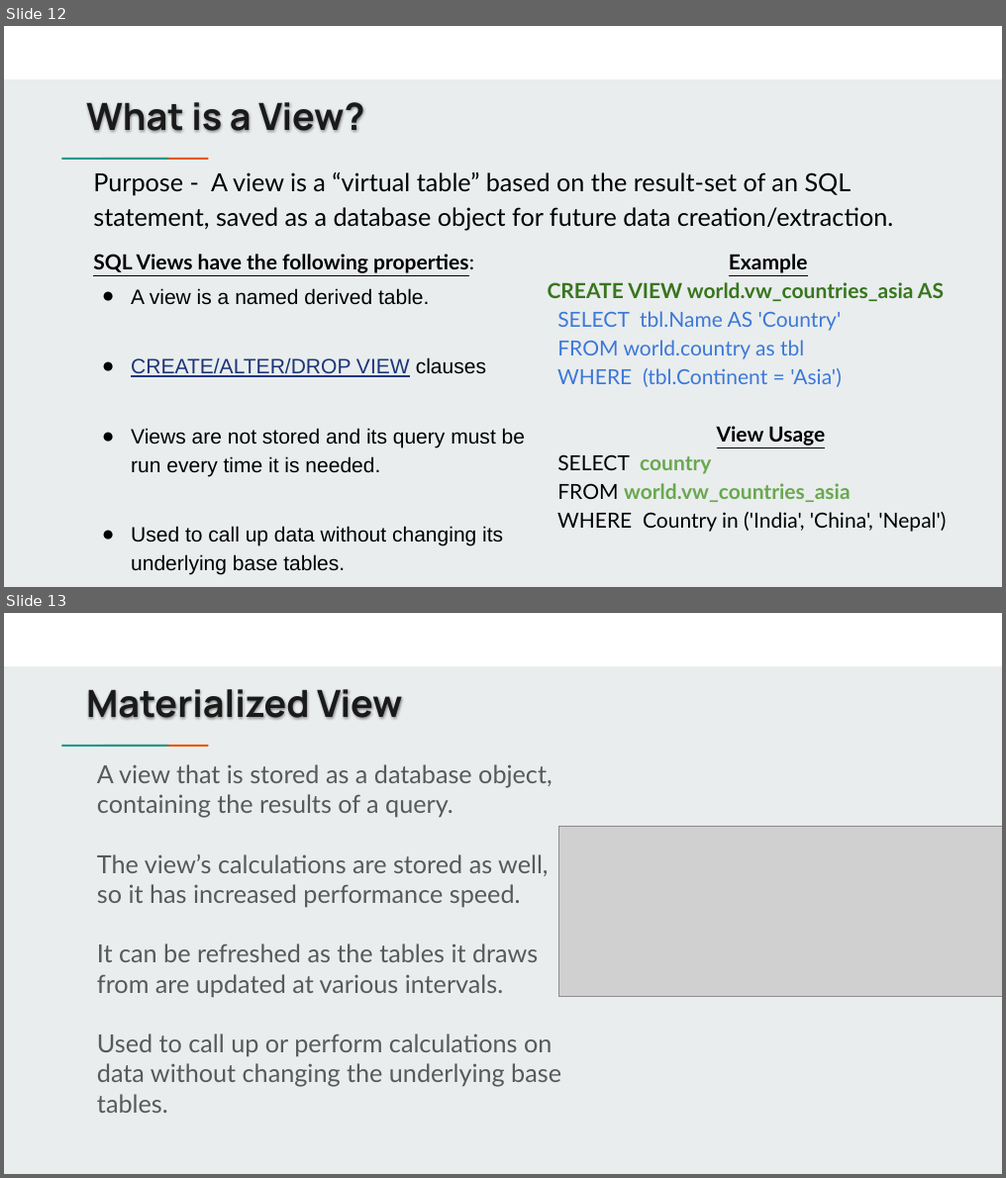
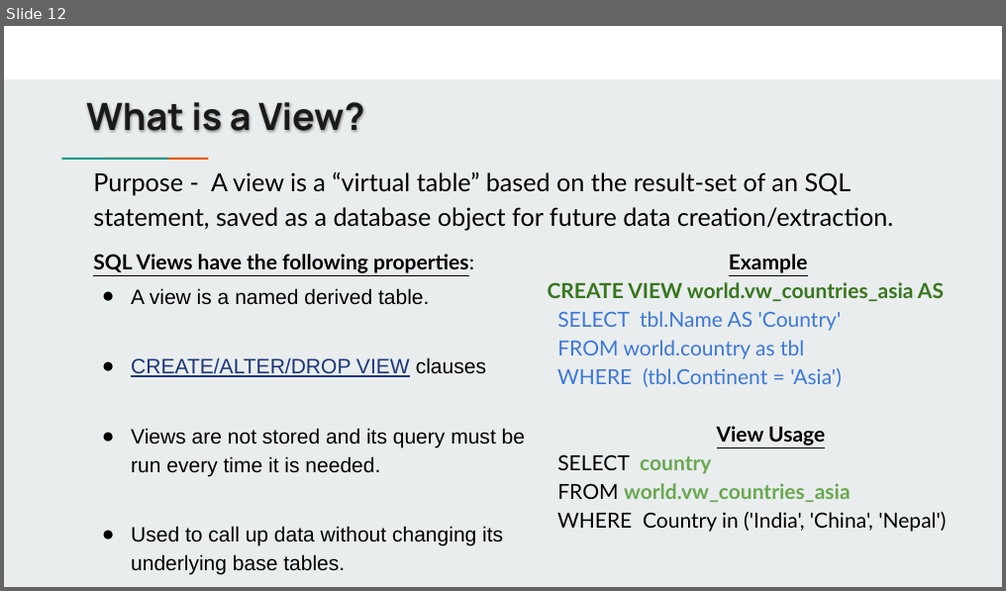
Before and after one commit to jbergmann56/OSDA-DataManipulationAndManagement, a slide deck: Lectures/Manipulating Data Pt. 1 (3).pptx. Shown one above the other, each under a label of ours: slides 12 and 13 before the commit, slide 12 after it. The pictures are 1006x1178 and 1006x591 pixels, drawn with LibreOffice and Linux fonts; fonts in the diff are those of the drawing; grey boxes stand for pictures. Boxes give left, top, right and bottom in pixels: in the first picture for what was removed or moved away, otherwise in the second. Text is boxed around its words. In the diff, an @@ line names an element or a change of style, - is before the commit and + after.

```diff
--- a/Lectures/Manipulating Data Pt. 1 (3).pptx
+++ b/Lectures/Manipulating Data Pt. 1 (3).pptx
@@ slide 13 removed at bbox=[4, 613, 1002, 1174], background #E9EDEE; not listed: 3 template elements that a slide beside it also shows @@
@@ title removed at bbox=[86, 689, 402, 719] @@
-Materialized View
@@ text removed at bbox=[97, 764, 561, 1113] @@
-A view that is stored as a database object, containing the results of a query.
-The view’s calculations are stored as well, so it has increased performance speed.
-It can be refreshed as the tables it draws from are updated at various intervals.
-Used to call up or perform calculations on data without changing the underlying base tables.
@@ picture removed at bbox=[558, 826, 1002, 996] @@
```
Also in this commit, not shown: 5 slides changed.
